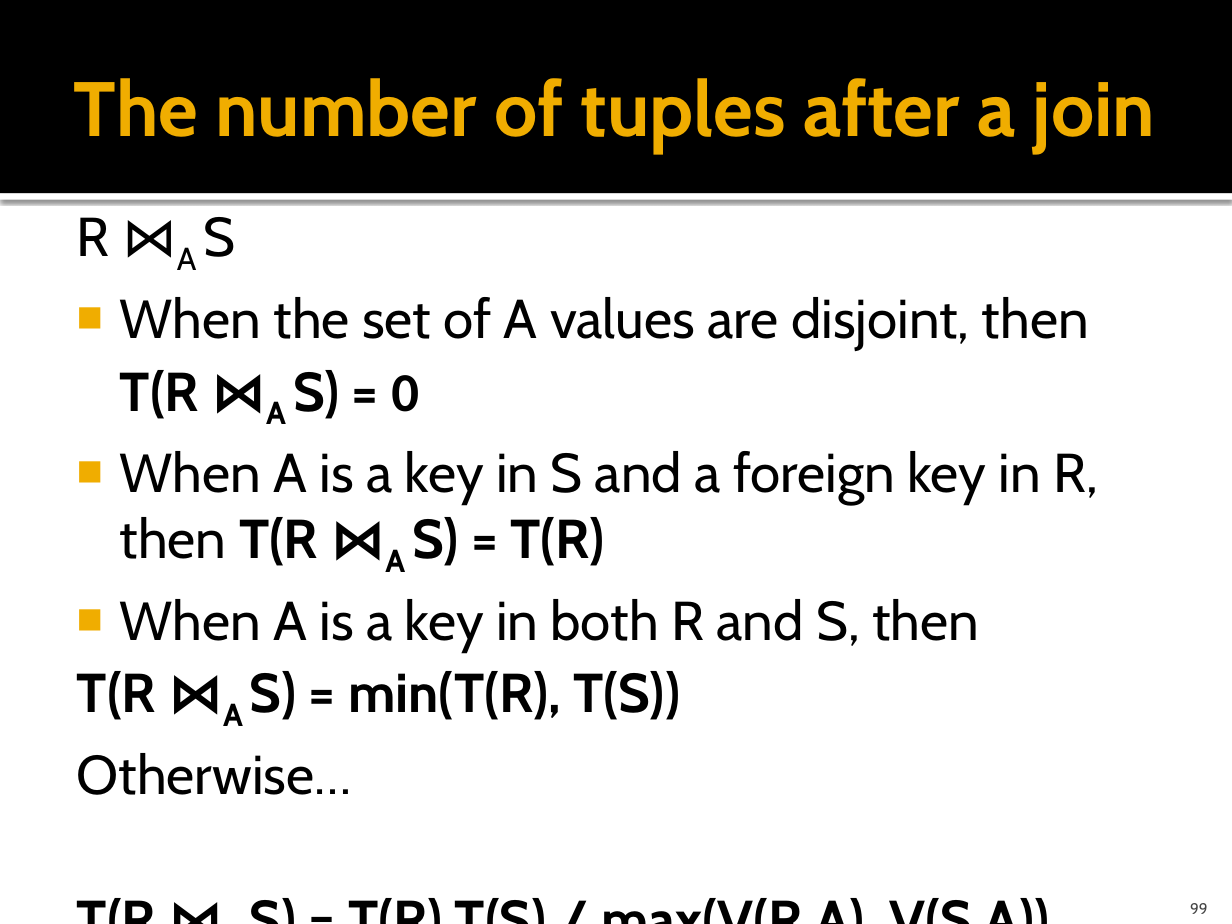
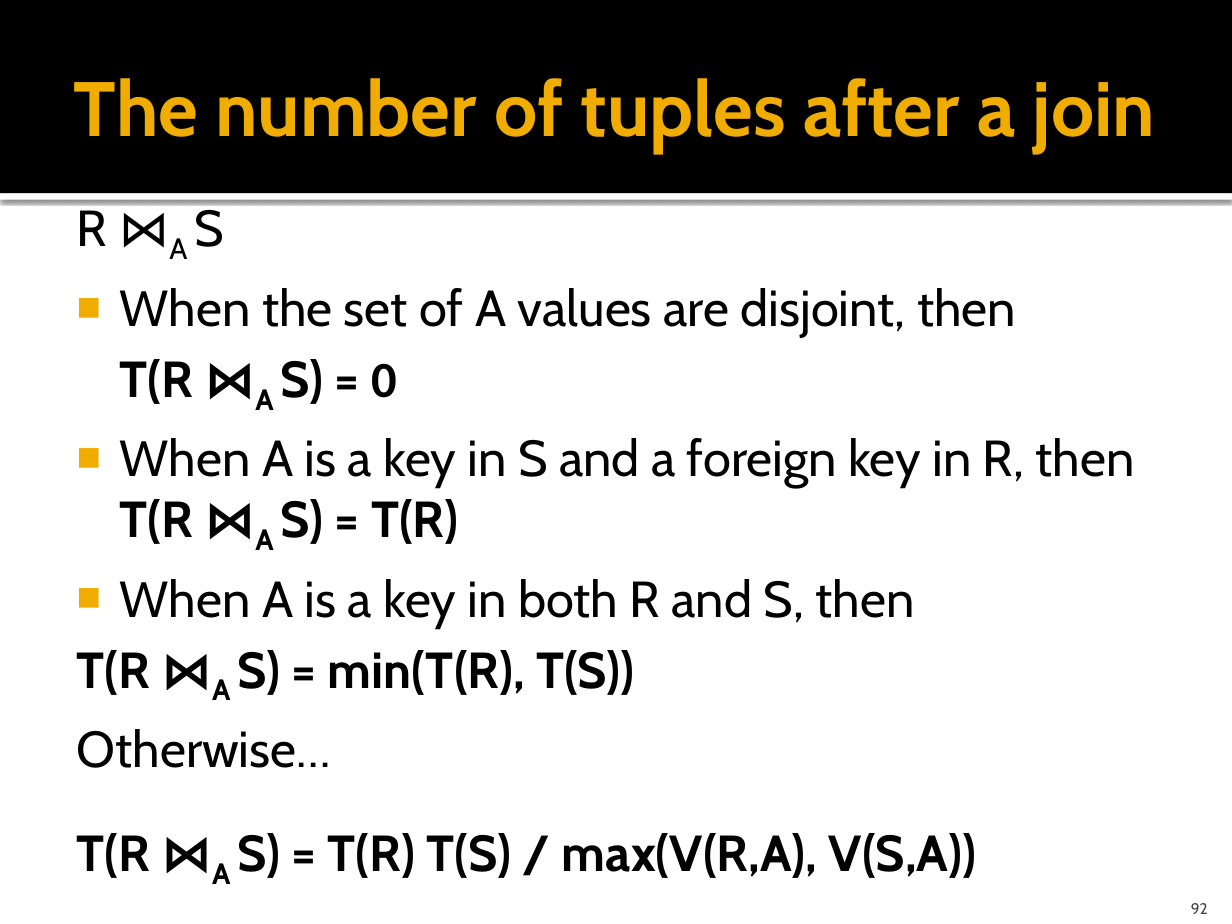
Before and after one commit to cmpt606f19/cmpt606-content, a slide deck: slide 92 of Lectures/09 Query Processing & Optimization.pptx (slide 99 before the commit). Drawn at 1232x924 pixels with LibreOffice and Linux fonts; fonts in the diff are those of the drawing. Boxes give left, top, right and bottom in pixels: in the first picture for what was removed or moved away, otherwise in the second. Text is boxed around its words. In the diff, an @@ line names an element or a change of style, - is before the commit and + after.

```diff
--- a/Lectures/09 Query Processing & Optimization.pptx
+++ b/Lectures/09 Query Processing & Optimization.pptx
@@ text "R ⋈A S" at [77,204,1135,884]: size 32 to 29.6 pt; more space between paragraphs @@
@@ page number at [1191,903,1208,914]: text changed @@
-99
+92
```
Also in this commit, not shown: 9 other slides changed, 7 slides removed, 1 other file.
